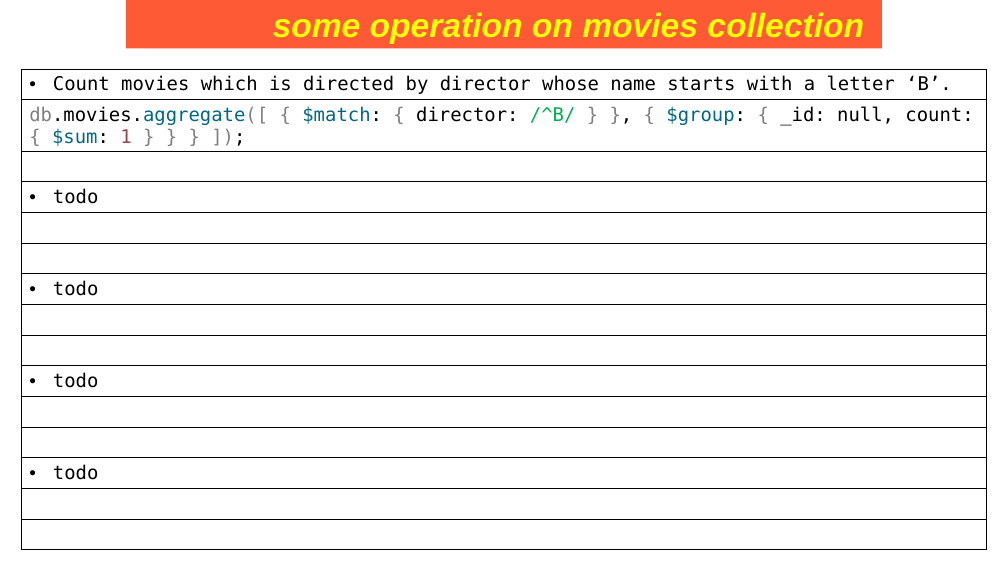
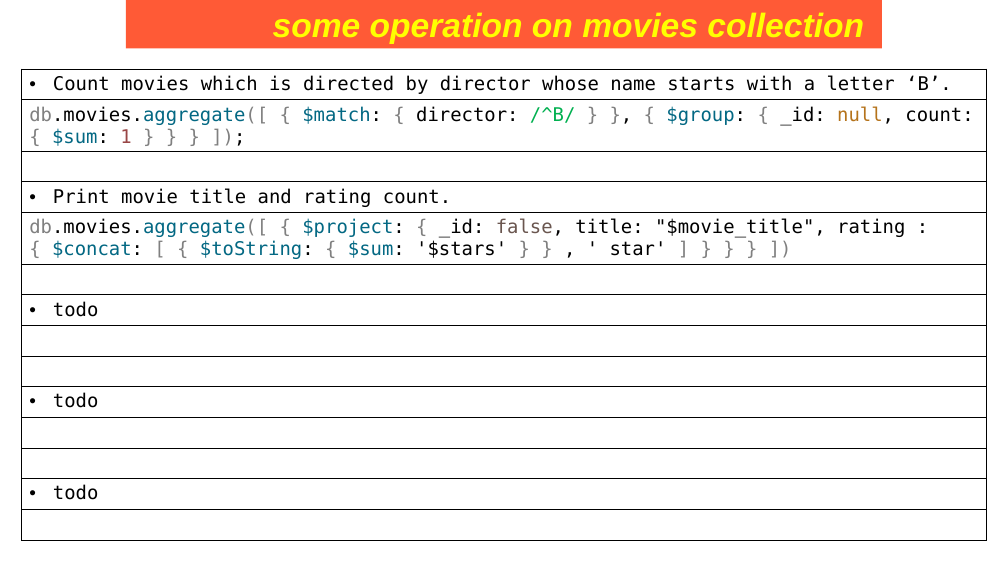
Before and after one commit to Saleel-Bagde/PPT-s, a slide deck: slide 222 of MongoDB PPT.pptx. Drawn at 1008x567 pixels with LibreOffice and Linux fonts; fonts in the diff are those of the drawing. Boxes give left, top, right and bottom in pixels: in the first picture for what was removed or moved away, otherwise in the second. Text is boxed around its words. In the diff, an @@ line names an element or a change of style, - is before the commit and + after.

```diff
--- a/MongoDB PPT.pptx
+++ b/MongoDB PPT.pptx
@@ table at box(22, 70, 987, 544) @@
+row 3: 
+row 4: Print movie title and rating count.
+row 5: db.movies.aggregate([ { $project: { _id: false, title: "$movie_title", rating : { $concat: [ { $toString: { $sum: '$stars' } } , ' star' ] } } } ])
-row 12: 
-row 13: todo
-row 14: 
-row 15: 
```
